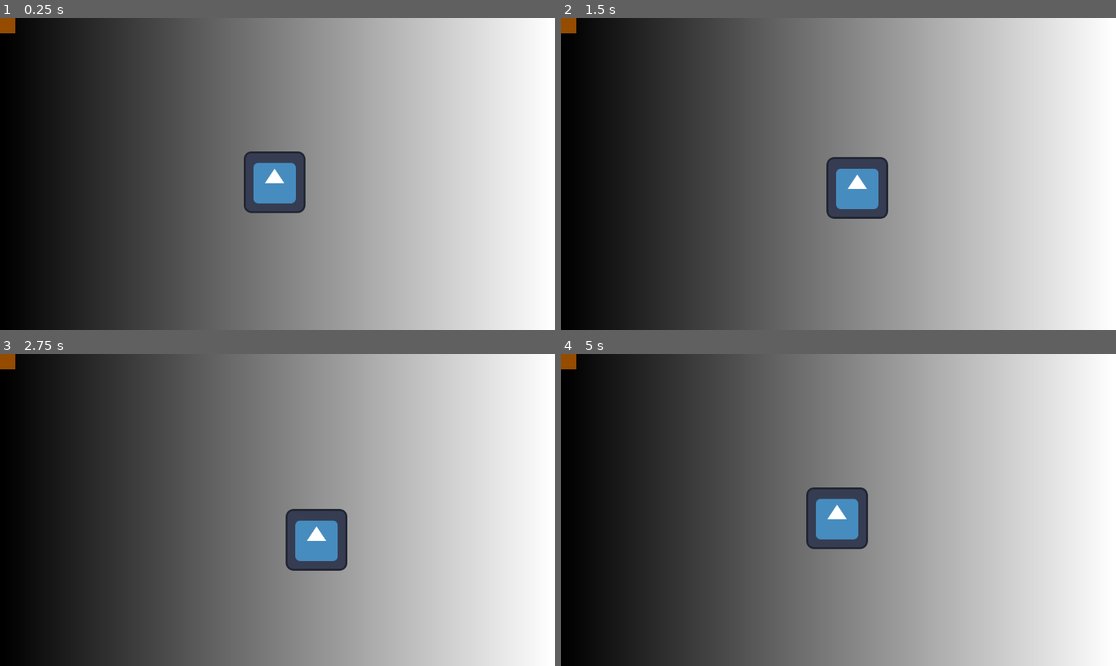
Above: before the commit, frames 1-4 (two rows, left to right).
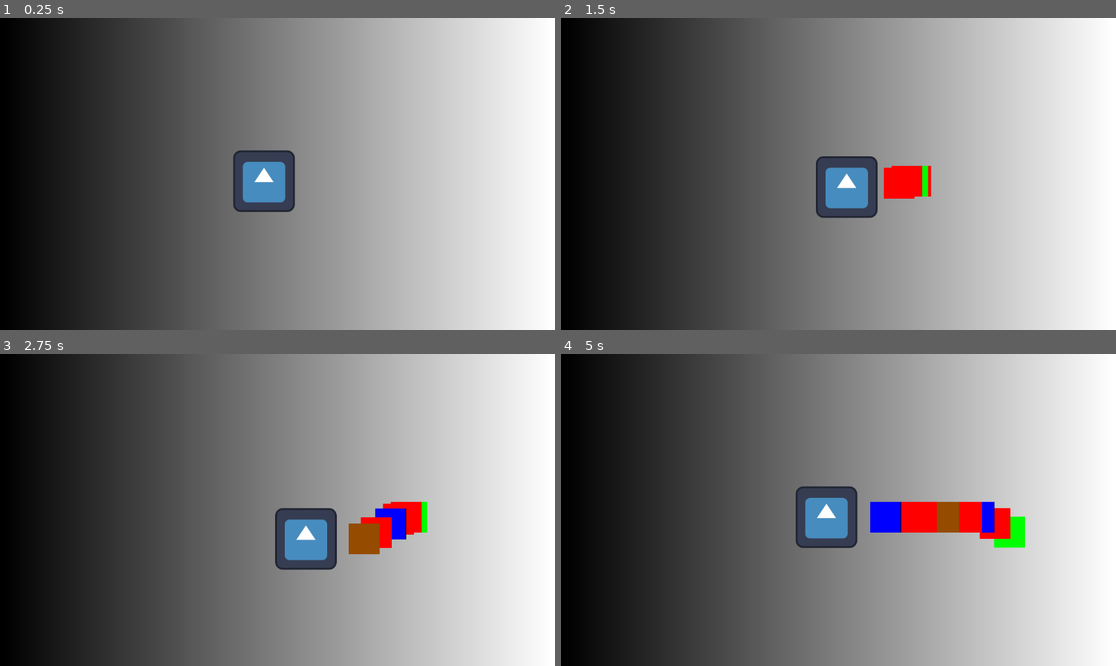
Above: after the commit, the same moments.

Repository: DASchechtman/Mage-Scale-2
Game: Godot game, scene res://Scenes/node_2d.tscn
The game is run twice, just before and just after one commit, with the same random seed, the same clock (stepped at 60 frames per second) and the same inputs. The engine's default icon, where the game draws it, is replaced by a stand-in: a white triangle on a blue panel in a dark square.
Inputs:
- Up to frame 1 (0.25 s): no input
- Up to frame 2 (1.5 s): tap Enter at 0.5 s; hold Right (ui_right) 0.53-1.28 s; tap Space at 0.6, 0.77, 1.07, 1.35 s; hold Down (ui_down) from 1.28 s (still down)
- Up to frame 3 (2.75 s): tap Space at 1.52, 1.82, 2.1 s; release Down (ui_down) at 2.03 s; hold Right (ui_right) from 2.03 s (still down)
- Up to frame 4 (5 s): release Right (ui_right) at 2.78 s; hold Up (ui_up) 2.78-3.53 s; tap Space at 2.85, 3.02, 3.32, 3.6, 3.77, 4.07, 4.35, 4.52, 4.82 s; hold Left (ui_left) from 3.53 s (still down)

The runs differ from the first frame. In frame 1, 1.7% of the frame differs, in the area x 0-56%, y 0-63%; in frame 2, 2.5%; in frame 3, 3.3%; in frame 4, 4.6%, in the area x 0-84%, y 0-63%.

Commit message:
updated the code so I can create projectiles when I press space

Diff:
--- a/Prefabs/air.tscn
+++ b/Prefabs/air.tscn
@@ -1,4 +1,6 @@
-[gd_scene load_steps=3 format=3 uid="uid://b4ris6cwirnxp"]
+[gd_scene load_steps=4 format=3 uid="uid://b4ris6cwirnxp"]
+
+[ext_resource type="Script" path="res://Scripts/projectile.gd" id="1_2fcrx"]
 
 [sub_resource type="Gradient" id="Gradient_fwkpg"]
 colors = PackedColorArray(0, 1, 0, 1, 0, 1, 0, 1)
@@ -9,3 +11,4 @@
 [node name="air" type="Sprite2D"]
 position = Vector2(877, 330)
 texture = SubResource("GradientTexture2D_npg3r")
+script = ExtResource("1_2fcrx")
--- a/Prefabs/earth.tscn
+++ b/Prefabs/earth.tscn
@@ -1,4 +1,6 @@
-[gd_scene load_steps=3 format=3 uid="uid://c2cheagp73d62"]
+[gd_scene load_steps=4 format=3 uid="uid://c2cheagp73d62"]
+
+[ext_resource type="Script" path="res://Scripts/projectile.gd" id="1_kqj58"]
 
 [sub_resource type="Gradient" id="Gradient_w8qsw"]
 colors = PackedColorArray(0.588235, 0.294118, 0, 1, 0.588235, 0.294118, 0, 1)
@@ -9,3 +11,4 @@
 [node name="earth" type="Sprite2D"]
 position = Vector2(884, 442)
 texture = SubResource("GradientTexture2D_s1uu3")
+script = ExtResource("1_kqj58")
--- a/Prefabs/fire.tscn
+++ b/Prefabs/fire.tscn
@@ -1,4 +1,6 @@
-[gd_scene load_steps=3 format=3 uid="uid://q14hhdgg7yra"]
+[gd_scene load_steps=4 format=3 uid="uid://q14hhdgg7yra"]
+
+[ext_resource type="Script" path="res://Scripts/projectile.gd" id="1_cjusm"]
 
 [sub_resource type="Gradient" id="Gradient_qepn0"]
 colors = PackedColorArray(1, 0, 0, 1, 1, 0, 0, 1)
@@ -9,3 +11,4 @@
 [node name="fire" type="Sprite2D"]
 position = Vector2(874, 103)
 texture = SubResource("GradientTexture2D_q1ehe")
+script = ExtResource("1_cjusm")
--- a/Prefabs/water.tscn
+++ b/Prefabs/water.tscn
@@ -1,4 +1,6 @@
-[gd_scene load_steps=3 format=3 uid="uid://bnkt2gifhcqwr"]
+[gd_scene load_steps=4 format=3 uid="uid://bnkt2gifhcqwr"]
+
+[ext_resource type="Script" path="res://Scripts/projectile.gd" id="1_qgw05"]
 
 [sub_resource type="Gradient" id="Gradient_hp346"]
 offsets = PackedFloat32Array(0, 0.00645161, 1)
@@ -12,3 +14,4 @@
 [node name="water" type="Sprite2D"]
 position = Vector2(877, 213)
 texture = SubResource("GradientTexture2D_fai6f")
+script = ExtResource("1_qgw05")
--- a/Scenes/node_2d.tscn
+++ b/Scenes/node_2d.tscn
@@ -21,6 +21,6 @@
 texture = SubResource("GradientTexture2D_2m2ha")
 
 [node name="Icon" type="Sprite2D" parent="."]
-position = Vector2(570, 341)
+position = Vector2(548, 339)
 texture = ExtResource("2_bcy4n")
 script = ExtResource("2_2fy1k")
--- a/Scripts/Node2D.gd
+++ b/Scripts/Node2D.gd
@@ -1,13 +1,18 @@
 extends Node
 
 var __child_nodes: Array[Callable] = []
+var __children_loaded := false
 
 # Called when the node enters the scene tree for the first time.
 func _ready():
 	for i in __child_nodes:
 		add_child(i.call())
+	__children_loaded = true
 
 ## Param -> obj: Callable() -> Node
 ## Return -> void
 func AddChild(obj: Callable):
-	__child_nodes.append(obj)
+	if __children_loaded:
+		add_child(obj.call())
+	else:
+		__child_nodes.append(obj)
--- a/Scripts/Player.gd
+++ b/Scripts/Player.gd
@@ -1,20 +1,15 @@
 extends Sprite2D
-
 
 var x_speed: float = 0
 var y_speed: float = 0
 
-@onready var _projectile := preload("res://Prefabs/earth.tscn").instantiate()
+@onready var _projectile_earth := preload("res://Prefabs/earth.tscn")
+@onready var _projectile_water := preload("res://Prefabs/water.tscn")
+@onready var _projectile_fire := preload("res://Prefabs/fire.tscn")
+@onready var _projectile_air := preload("res://Prefabs/air.tscn")
 
 # Called when the node enters the scene tree for the first time.
 func _ready():
-
-	var Func := func():
-		_projectile.position = Vector2.ZERO
-		return _projectile
-	get_parent().AddChild(Func)
-
-func _init():
 	pass
 
 func _input(event: InputEvent):
@@ -30,6 +25,9 @@
 	if event.is_action_pressed("ui_down") or event.is_action_released("ui_down"):
 		y_speed = ___SetSpeed("ui_down", event)
 
+	if event.is_pressed() and event.keycode == KEY_SPACE:
+		get_parent().AddChild(__Shoot())
+
 
 
 # Called every frame. 'delta' is the elapsed time since the previous frame.
@@ -44,3 +42,20 @@
 	elif event.is_action_released(dir):
 		return 0
 	return 0
+
+func __Shoot():
+	var projectile_id = (randi() % 4) + 1
+	var projectile_inst: Node
+
+	match(projectile_id):
+		1: projectile_inst = _projectile_earth.instantiate()
+		2: projectile_inst = _projectile_water.instantiate()
+		3: projectile_inst = _projectile_fire.instantiate()
+		4: projectile_inst = _projectile_air.instantiate()
+
+	return func():
+		var projectile = projectile_inst
+		var projectile_width = projectile.get_texture().get_width() / 2.0
+		var player_width = get_texture().get_width() / 2.0
+		projectile.position = Vector2(position.x + player_width + projectile_width, position.y)
+		return projectile
--- /dev/null
+++ b/Scripts/projectile.gd
@@ -0,0 +1,13 @@
+extends Node
+
+
+# Called when the node enters the scene tree for the first time.
+func _ready():
+	get_tree().create_timer(2.0).connect("timeout", _on_timeout)
+
+# Called every frame. 'delta' is the elapsed time since the previous frame.
+func _process(delta):
+	self.position.x += 100 * delta
+
+func _on_timeout():
+	queue_free()
